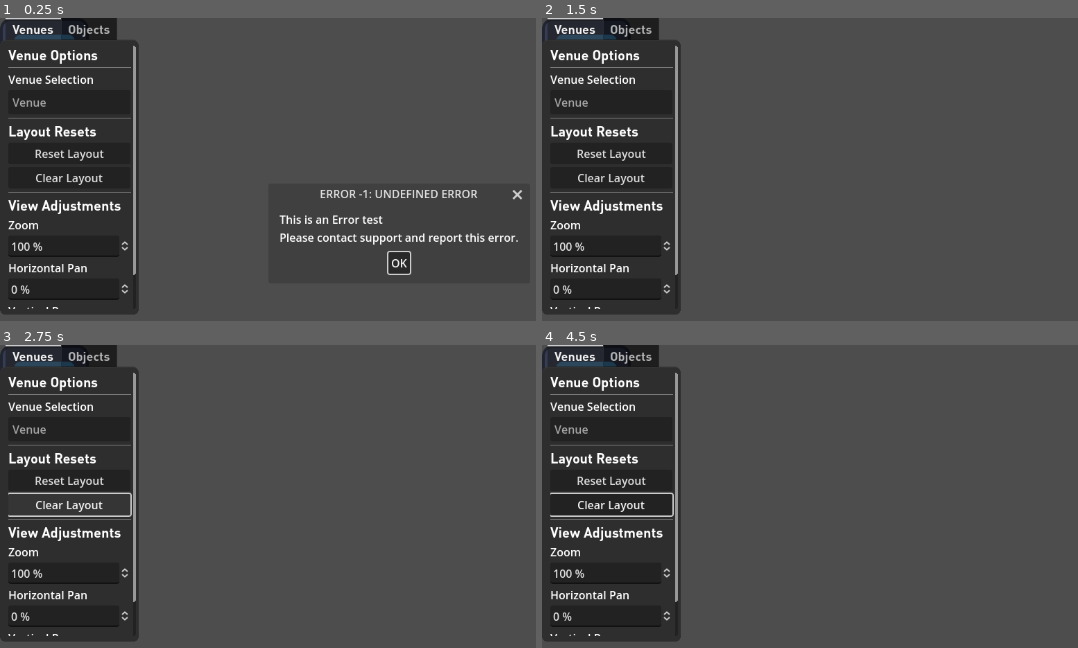
Above: before the commit, frames 1-4 (two rows, left to right).
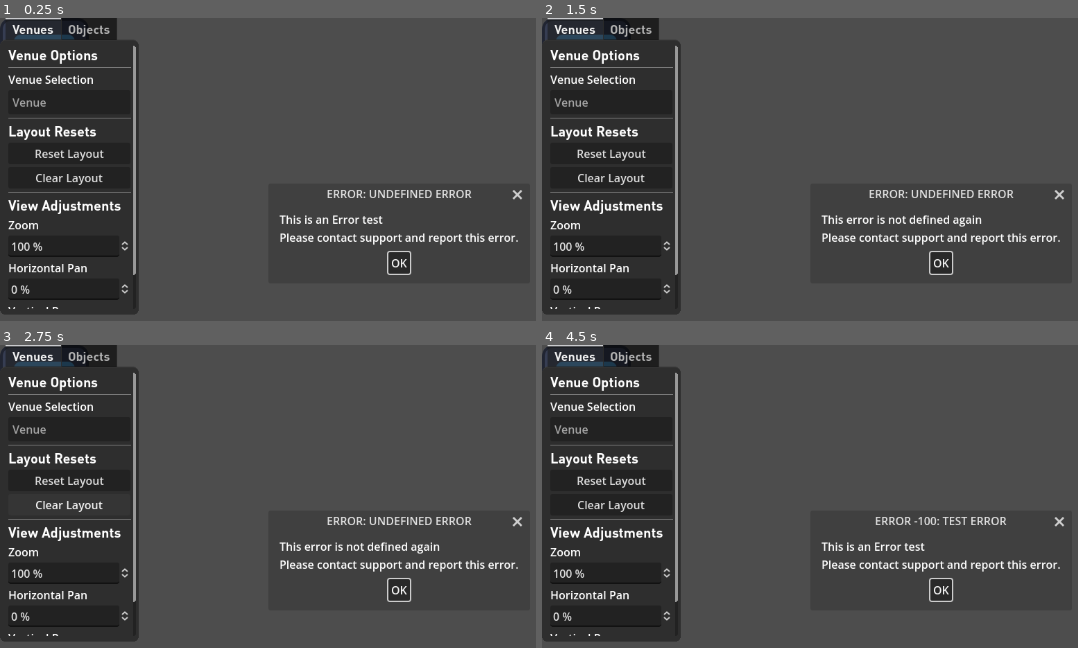
Above: after the commit, the same moments.

Repository: NeptunesOrca/Barcino
Game: Godot game, scene res://main.tscn
Two runs of this game, one before a commit and one after it. Both use one fixed random seed, a clock stepped at 60 frames per second and the inputs below. The project has no main scene, so this scene is started directly. The engine's default icon, where the game draws it, is replaced by a stand-in: a white triangle on a blue panel in a dark square.
Inputs (mouse positions are in pixels of both pictures, inside the frame that each line leads up to):
- Up to frame 1 (0.25 s): no input
- Up to frame 2 (1.5 s): click "OK" at 0.5 s; click (938, 263) at 1.25 s, where only the run after the commit has a clickable "OK"
- Up to frame 3 (2.75 s): click "Clear Layout" at 2 s
- Up to frame 4 (4.5 s): click "Clear Layout" at 2.75 s; click "Clear Layout" at 3.5 s; click (938, 590) at 4.25 s, where only the run after the commit has a clickable "OK"

The runs differ from the first frame. In frame 1, 0.5% of the frame differs, in the area x 59-89%, y 56-60%; in frame 2, 1.8%; in frame 3, 2.1%, in the area x 1-98%, y 48-85%; in frame 4, 1.9%.
Error before the commit: Invalid type in function 'new' in base 'GDScript'. Cannot convert argument 1 from Nil to String. (res://Scripts/TestingSuite.gd:38)

Commit message:
All Error tests passed Was having an issue because Enum.has(something) doesn't check if the "something" is one of the things in the enum, because they're technically values instead of keys. Use : (something is Enum) instead

Diff:
--- a/Scripts/Menus/Error.gd
+++ b/Scripts/Menus/Error.gd
@@ -37,19 +37,19 @@
 ## [br] Requires [param error_msg]. This string is passed directly as the [member AcceptDialog.dialog_text] of the [Error], and should be generated with all relevant information by calling code.
 ## [br] [param error_num] defaults to [member undefinedErrorNumber] (-1). If specified as a key within [member ErrorTypes], will populate the error's [member AcceptDialog.title] with the appropriate value.
 ## [br] [param pushToConsole] defaults to [code]true[/code]. Set to [code]false[/code] if you do not want to push the error message to console (which may stop execution)
-func _init(error_msg: String, error_num := ErrorTypes.UNDEFINED_ERROR_NUMBER, pushToConsole := true):
+func _init(error_msg: String, error_num = ErrorTypes.UNDEFINED_ERROR_NUMBER, pushToConsole := true):
 	#Require the user to click OK to close
 	self.exclusive = true
 
 	# Generate the error title
 	var error_title = "ERROR " + str(error_num) + ": "
 	var error_label
-	if (ErrorTypes.has(error_num)):
+	if (error_num is ErrorTypes):
 		# Check for missing error numbers, in case an error number has been listed in ErrorTypes, but a name has not been made for it in ErrorNames
 		if (ErrorNames.has(error_num)):
-			error_label = ErrorNames.get(error_num)
+			error_label = ErrorNames[error_num]
 		else:
-			error_label = ErrorNames.get(ErrorTypes.MISSING_ERROR_NUMBER) + str(error_num)
+			error_label = ErrorNames[ErrorTypes.MISSING_ERROR_NUMBER] + str(error_num)
 
 		# For the default undefined error, overwrite the title
 		if (error_num == ErrorTypes.UNDEFINED_ERROR_NUMBER):
--- a/Scripts/TestingSuite.gd
+++ b/Scripts/TestingSuite.gd
@@ -3,6 +3,7 @@
 
 # Called when the node enters the scene tree for the first time.
 func _ready() -> void:
+	await get_tree().process_frame
 	call_deferred("testsToCall")
 
 func testsToCall():
@@ -25,50 +26,55 @@
 	handler.createNewError(testmessage, CustomError.ErrorTypes.TEST_ERROR) #TEST: passed
 	ErrorHandler.newError(testmessage, CustomError.ErrorTypes.TEST_ERROR) #TEST: passed
 
-func ErrorTesting():
+func ErrorTesting(): #TEST: all passed DEC13/2024
+	#Setup
 	var test : CustomError
 	var testNum
+	var testReminder = "Title should include: "
+
 	#Test that errors are generated via ErrorHandler
-	var testMessage = "This is an Error test"
+	var testMessage = "This is an Error test" #TEST: passed
 	ErrorHandler.newError(testMessage)
+	await(ErrorHandler.handler.get_child(0).confirmed)
 
 	#Test that errors without specified error numbers show a title with
 	# "ERROR: UNDEFINED ERROR"
-	var undef_err_msg
+	var undef_err_msg = "This error is not defined" #TEST: passed
 	test = CustomError.new(undef_err_msg)
-	testError(test)
+	await(testError(test))
 
 	#Test that errors with default Error.ErrorTypes.UNDEFINED_ERROR_NUMBER show a title with
 	# "ERROR: <ErrorNames[ErrorTypes.UNDEFINED_ERROR_NUMBER]>"
-	testNum = CustomError.ErrorTypes.UNDEFINED_ERROR_NUMBER
-	test = CustomError.new(undef_err_msg, testNum)
-	print(CustomError.ErrorNames[testNum])
-	testError(test)
+	testNum = CustomError.ErrorTypes.UNDEFINED_ERROR_NUMBER # TEST: passed
+	test = CustomError.new(undef_err_msg+" again", testNum)
+	print(testReminder,CustomError.ErrorNames[testNum])
+	await(testError(test))
 
 	#Test that errors with ErrorTypes.TEST_ERROR show a title with
-	# "ERROR 0: <ErrorNames[ErrorTypes.TEST_ERROR]>"
-	testNum = CustomError.ErrorTypes.TEST_ERROR
+	# "ERROR <ErrorTypes.TEST_ERROR>: <ErrorNames[ErrorTypes.TEST_ERROR]>"
+	testNum = CustomError.ErrorTypes.TEST_ERROR # TEST: passed
 	test = CustomError.new(testMessage, testNum)
-	print(CustomError.ErrorNames[testNum])
-	testError(test)
+	print(testReminder,CustomError.ErrorNames[testNum])
+	await(testError(test))
 
 	#Test that errors with numbers not in ErrorTypes show a title with
 	# "ERROR <#>: <ErrorNames[ErrorTypes.UNDEFINED_ERROR_NUMBER>
-	testNum = INF
+	testNum = INF # TEST: passed
 	var invalidNumTestMsg = "Invalid number test"
 	test = CustomError.new(invalidNumTestMsg, testNum)
-	print(CustomError.ErrorNames[CustomError.ErrorTypes.UNDEFINED_ERROR_NUMBER])
-	testError(test)
+	print(testReminder,CustomError.ErrorNames[CustomError.ErrorTypes.UNDEFINED_ERROR_NUMBER])
+	await(testError(test))
 
 	#Test that errors with numbers but no names  show a title with
 	# "Error <#>: <ErrorNames[ErrorTypes.MISSING_ERROR_NUMBER]><#>
-	testNum = CustomError.ErrorTypes.TEST_ERROR_NO_NAME
+	testNum = CustomError.ErrorTypes.TEST_ERROR_NO_NAME #TEST: not showing the missing error name
 	var missingErrorNameMsg = "Missing error name test"
 	test = CustomError.new(missingErrorNameMsg, testNum)
-	print(CustomError.ErrorNames[CustomError.ErrorTypes.MISSING_ERROR_NUMBER], testNum)
-	testError(test)
+	print(testReminder,CustomError.ErrorNames[CustomError.ErrorTypes.MISSING_ERROR_NUMBER], testNum)
+	await(testError(test))
 
 	#Test that after errors are closed, they are deleted
+	await get_tree().process_frame #TEST: passed
 	print(test == null)
 	return
 
